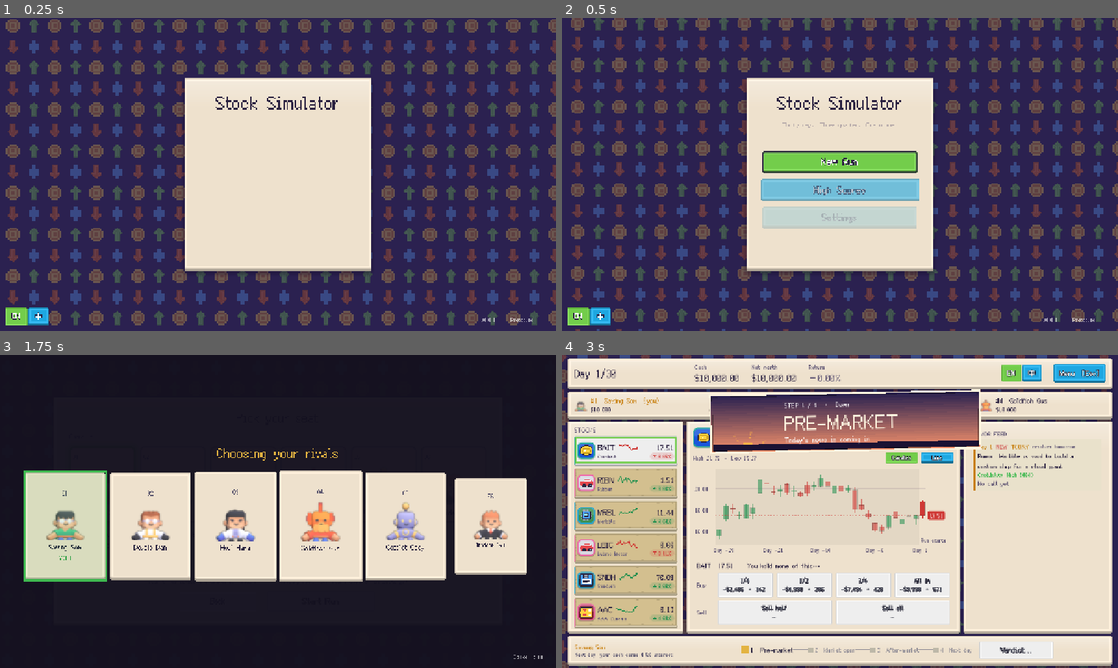
Above: before the commit, frames 1-4 (two rows, left to right).
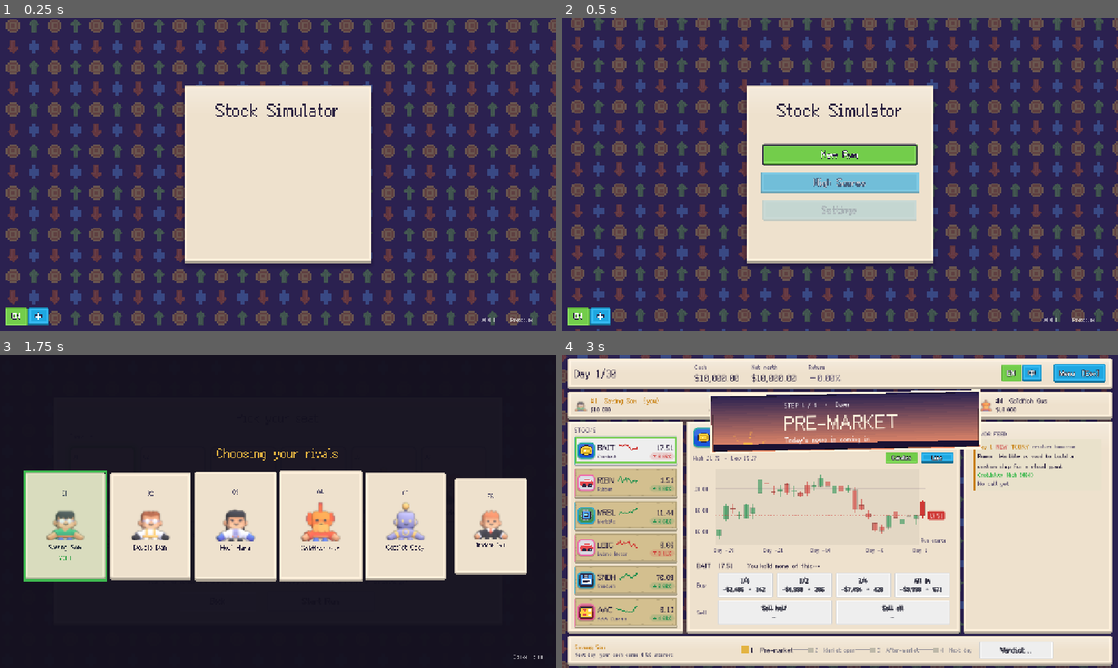
Above: after the commit, the same moments.

Repository: littenduck/stock-simulator
Game: Godot game, scene res://ui/main_menu/main_menu.tscn
Two runs of this game, one before a commit and one after it. Both use one fixed random seed, a clock stepped at 60 frames per second and the inputs below.
Inputs (mouse positions are in pixels of both pictures, inside the frame that each line leads up to):
- Up to frame 1 (0.25 s): no input
- Up to frame 2 (0.5 s): no input
- Up to frame 3 (1.75 s): click "New Run" at 0.5 s; click "Start Run" at 1.25 s
- Up to frame 4 (3 s): tap Enter (ui_accept) at 2, 2.27 s; move the mouse to (962, 495) at 2.02 s; hold Right 2.03-2.78 s; hold B (buy) 2.03-2.78 s; click (962, 495) at 2.17 s; move the mouse to (728, 527) at 2.77 s; hold Left from 2.78 s (still down); tap Space (next_day) at 2.85 s

The runs differ from the first frame. In frame 1, 2.5% of the frame differs, in the area x 33-67%, y 19-82%; in frame 2, 7.3%; in frame 3, less than 0.1%; in frame 4, nothing differs.

Commit message:
menu: no subtitle under the title

Diff:
--- a/ui/main_menu/main_menu.gd
+++ b/ui/main_menu/main_menu.gd
@@ -80,9 +80,6 @@
 	var column: Control = $Center/Panel/Column
 	await get_tree().process_frame
 	UiFx.bounce_in($Center/Panel/Column/TitleLabel as Control, 0.05)
-	var tagline: Control = $Center/Panel/Column/TaglineLabel
-	tagline.modulate.a = 0.0
-	tagline.create_tween().tween_property(tagline, "modulate:a", 1.0, 0.4).set_delay(0.35)
 	var i: int = 0
 	for child in column.get_children():
 		if child is Button and child.visible:
--- a/ui/main_menu/main_menu.tscn
+++ b/ui/main_menu/main_menu.tscn
@@ -40,12 +40,6 @@
 text = "UI_FLOW_GAME_TITLE"
 horizontal_alignment = 1
 
-[node name="TaglineLabel" type="Label" parent="Center/Panel/Column"]
-layout_mode = 2
-theme_type_variation = &"SubtleLabel"
-text = "UI_FLOW_TAGLINE"
-horizontal_alignment = 1
-
 [node name="Spacer" type="Control" parent="Center/Panel/Column"]
 custom_minimum_size = Vector2(0, 24)
 layout_mode = 2
